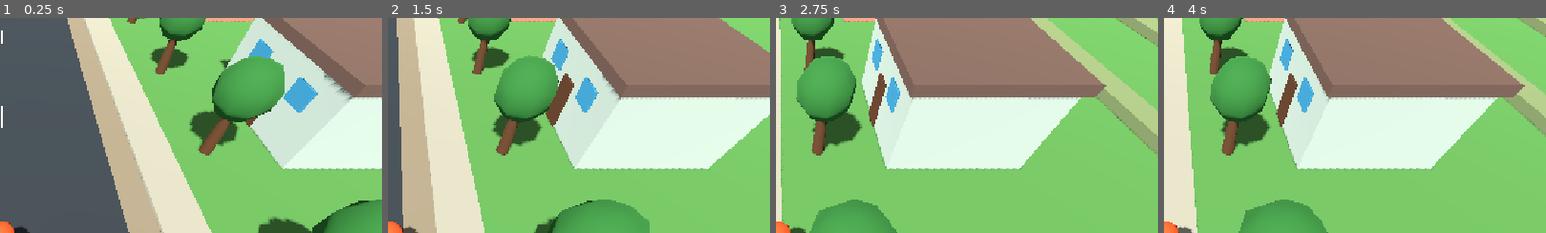
Above: before the commit, frames 1-4 (left to right).
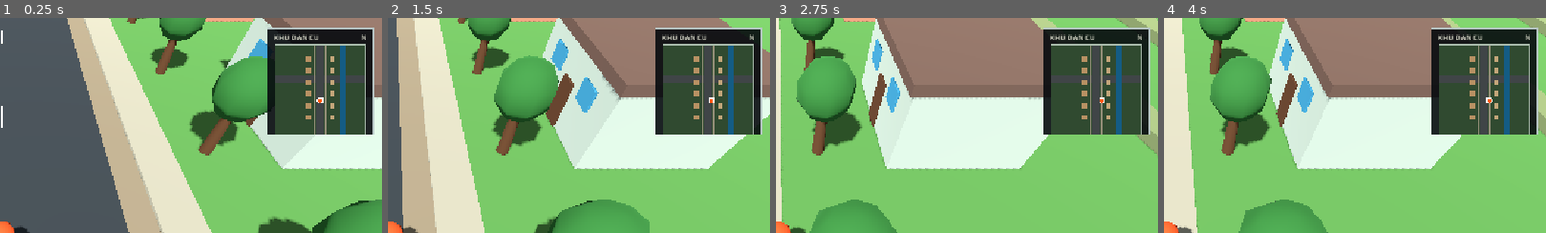
Above: after the commit, the same moments.

Repository: aohmn/GameDemo
Game: Godot game, scene res://scenes/boot/boot.tscn
Same seed, same stepped clock (60 frames per second), same inputs: the game is played once before the commit and once after it.
Inputs (mouse positions are % of the whole screen's width and height, from its top left):
- Up to frame 1 (0.25 s): no input
- Up to frame 2 (1.5 s): tap Enter at 0.5 s; move the mouse to (72, 45) at 0.52 s; hold Right (ui_right) 0.53-1.25 s; click (72, 45) at 0.67 s; drag from (30, 55) to (45, 70) at 1.27 s
- Up to frame 3 (2.75 s): tap Space at 2 s; move the mouse to (60, 28) at 2.02 s; hold Right (ui_right) from 2.03 s (still down); click (60, 28) at 2.17 s
- Up to frame 4 (4 s): release Right (ui_right) at 2.75 s; drag from (45, 70) to (20, 35) at 2.77 s; tap Enter at 3.5 s; move the mouse to (80, 65) at 3.52 s; hold Left (ui_left) from 3.53 s (still down); click (80, 65) at 3.67 s
The pictures show only the part of the screen within x 50-100%, y 0-50%; the shares and areas given below are measured in that part.

The runs differ from the first frame. In frame 1, 14% of the frame differs, in the area x 70-98%, y 4-55%; in frame 2, 14%; in frame 3, 14%; in frame 4, 14%.

Commit message:
Fix minimap indentation

Diff:
--- a/world/map/map_controller.gd
+++ b/world/map/map_controller.gd
@@ -3,6 +3,8 @@
 
 const WORLD_SIZE := 100.0
 const TRAVEL_META_KEY := "projectgame_spawn_point_id"
+
+const MINIMAP_SCRIPT: Script = preload("res://world/map/minimap.gd")
 
 @export var map_type: String = "residential"
 @export_file("*.tscn") var destination_scene_path: String = ""
@@ -36,6 +38,7 @@
 
 	_build_transition()
 	_apply_spawn()
+	_build_minimap()
 
 	print("[World] Map loaded: ", map_type)
 
@@ -637,3 +640,29 @@
 		" at ",
 		spawn_position
 	)
+
+
+# --------------------------------------------------
+# MINIMAP
+# --------------------------------------------------
+
+func _build_minimap() -> void:
+	var hud := get_node_or_null("HUD") as CanvasLayer
+	if hud == null:
+		push_warning("[World] HUD not found. Minimap skipped.")
+		return
+
+	var minimap := Control.new()
+	minimap.name = "WorldMinimap"
+	minimap.set_script(MINIMAP_SCRIPT)
+	minimap.set("player", player)
+	minimap.set("map_type", map_type)
+
+	minimap.set_anchors_preset(Control.PRESET_TOP_RIGHT)
+	minimap.offset_left = -176.0
+	minimap.offset_top = 16.0
+	minimap.offset_right = -16.0
+	minimap.offset_bottom = 176.0
+	minimap.z_index = 100
+
+	hud.add_child(minimap)
--- /dev/null
+++ b/world/map/minimap.gd
@@ -0,0 +1,217 @@
+extends Control
+class_name WorldMinimap
+
+var player: Node3D
+var map_type: String = "residential"
+
+const MAP_RECT := Rect2(12.0, 24.0, 136.0, 136.0)
+const MAP_ORIGIN := Vector2(12.0, 24.0)
+const MAP_SCALE := 1.36
+
+
+func _ready() -> void:
+	mouse_filter = Control.MOUSE_FILTER_IGNORE
+	process_mode = Node.PROCESS_MODE_INHERIT
+
+
+func _process(_delta: float) -> void:
+	queue_redraw()
+
+
+func _draw() -> void:
+	draw_rect(
+		Rect2(Vector2.ZERO, size),
+		Color(0.025, 0.04, 0.055, 0.90),
+		true
+	)
+	draw_rect(
+		Rect2(Vector2.ZERO, size),
+		Color(0.72, 0.78, 0.78, 0.95),
+		false,
+		1.5
+	)
+
+	var title := "HO CAU" if map_type == "fishing_lake" else "KHU DAN CU"
+	draw_string(
+		ThemeDB.fallback_font,
+		Vector2(10.0, 17.0),
+		title,
+		HORIZONTAL_ALIGNMENT_LEFT,
+		-1.0,
+		11,
+		Color(0.95, 0.95, 0.88)
+	)
+	draw_string(
+		ThemeDB.fallback_font,
+		Vector2(142.0, 17.0),
+		"N",
+		HORIZONTAL_ALIGNMENT_LEFT,
+		-1.0,
+		10,
+		Color(0.95, 0.95, 0.88)
+	)
+
+	draw_rect(MAP_RECT, Color(0.19, 0.29, 0.19), true)
+
+	if map_type == "fishing_lake":
+		_draw_lake()
+	else:
+		_draw_residential()
+
+	draw_rect(
+		MAP_RECT,
+		Color(0.66, 0.73, 0.67),
+		false,
+		1.0
+	)
+
+	if is_instance_valid(player):
+		var marker := _world_to_map(
+			player.global_position.x,
+			player.global_position.z
+		)
+		marker.x = clampf(marker.x, MAP_RECT.position.x + 3.0, MAP_RECT.end.x - 3.0)
+		marker.y = clampf(marker.y, MAP_RECT.position.y + 3.0, MAP_RECT.end.y - 3.0)
+
+		draw_circle(marker, 5.0, Color(1.0, 1.0, 1.0, 0.95))
+		draw_circle(marker, 3.2, Color(1.0, 0.35, 0.08, 1.0))
+
+
+func _world_to_map(world_x: float, world_z: float) -> Vector2:
+	return Vector2(
+		MAP_ORIGIN.x + (world_x + 50.0) * MAP_SCALE,
+		MAP_ORIGIN.y + (world_z + 50.0) * MAP_SCALE
+	)
+
+
+func _draw_world_rect(
+	center_x: float,
+	center_z: float,
+	world_width: float,
+	world_depth: float,
+	color: Color
+) -> void:
+	var top_left := _world_to_map(
+		center_x - world_width * 0.5,
+		center_z - world_depth * 0.5
+	)
+	var bottom_right := _world_to_map(
+		center_x + world_width * 0.5,
+		center_z + world_depth * 0.5
+	)
+	draw_rect(
+		Rect2(top_left, bottom_right - top_left),
+		color,
+		true
+	)
+
+
+func _draw_residential() -> void:
+	# Duong chinh va duong ngang.
+	draw_line(
+		_world_to_map(0.0, -50.0),
+		_world_to_map(0.0, 50.0),
+		Color(0.25, 0.27, 0.28),
+		10.0
+	)
+	draw_line(
+		_world_to_map(-50.0, -12.0),
+		_world_to_map(50.0, -12.0),
+		Color(0.25, 0.27, 0.28),
+		10.0
+	)
+
+	# Kenh nuoc ben phai.
+	draw_line(
+		_world_to_map(25.0, -50.0),
+		_world_to_map(25.0, 50.0),
+		Color(0.08, 0.36, 0.52),
+		7.0
+	)
+
+	# Cac day nha.
+	for index in range(6):
+		var z_position := -34.0 + float(index) * 13.0
+		_draw_world_rect(
+			-13.0,
+			z_position,
+			5.0,
+			6.0,
+			Color(0.72, 0.57, 0.39)
+		)
+		_draw_world_rect(
+			13.0,
+			z_position,
+			5.0,
+			6.0,
+			Color(0.77, 0.65, 0.48)
+		)
+
+	# Via he.
+	draw_line(
+		_world_to_map(-5.8, -50.0),
+		_world_to_map(-5.8, 50.0),
+		Color(0.58, 0.56, 0.47),
+		2.0
+	)
+	draw_line(
+		_world_to_map(5.8, -50.0),
+		_world_to_map(5.8, 50.0),
+		Color(0.58, 0.56, 0.47),
+		2.0
+	)
+
+
+func _draw_lake() -> void:
+	# Bo ho.
+	_draw_world_rect(
+		0.0,
+		-6.0,
+		35.0,
+		29.0,
+		Color(0.48, 0.40, 0.27)
+	)
+
+	# Mat nuoc.
+	_draw_world_rect(
+		0.0,
+		-6.0,
+		31.0,
+		25.0,
+		Color(0.07, 0.34, 0.49)
+	)
+
+	# Duong dat va ben cau.
+	_draw_world_rect(
+		0.0,
+		14.0,
+		4.0,
+		15.0,
+		Color(0.65, 0.48, 0.29)
+	)
+	_draw_world_rect(
+		0.0,
+		0.0,
+		3.5,
+		12.0,
+		Color(0.35, 0.22, 0.13)
+	)
+
+	# Cay quanh ho.
+	var tree_positions: Array[Vector2] = [
+		Vector2(-23.0, -24.0),
+		Vector2(-30.0, -8.0),
+		Vector2(-23.0, 12.0),
+		Vector2(23.0, -24.0),
+		Vector2(30.0, -8.0),
+		Vector2(23.0, 12.0),
+		Vector2(-10.0, 30.0),
+		Vector2(10.0, 30.0)
+	]
+
+	for tree_position in tree_positions:
+		draw_circle(
+			_world_to_map(tree_position.x, tree_position.y),
+			2.2,
+			Color(0.16, 0.42, 0.19)
+		)
Not shown, added: world/map/minimap.gd.uid
Not shown, changed: CHANGELOG.md
